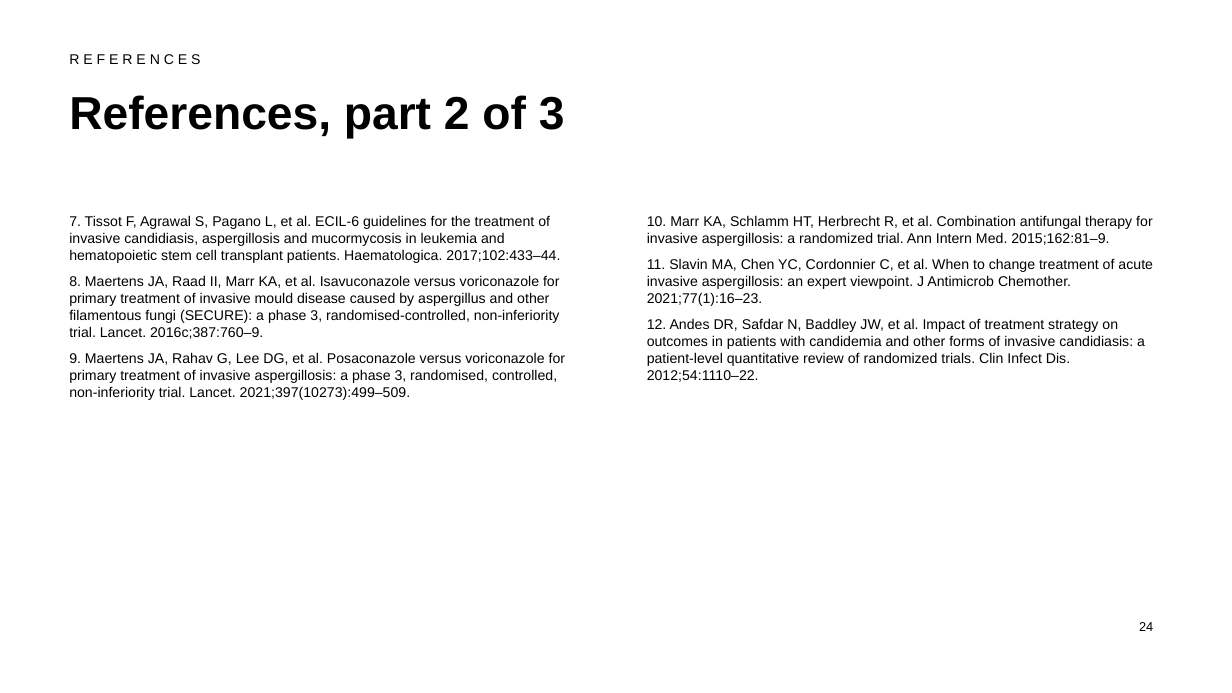
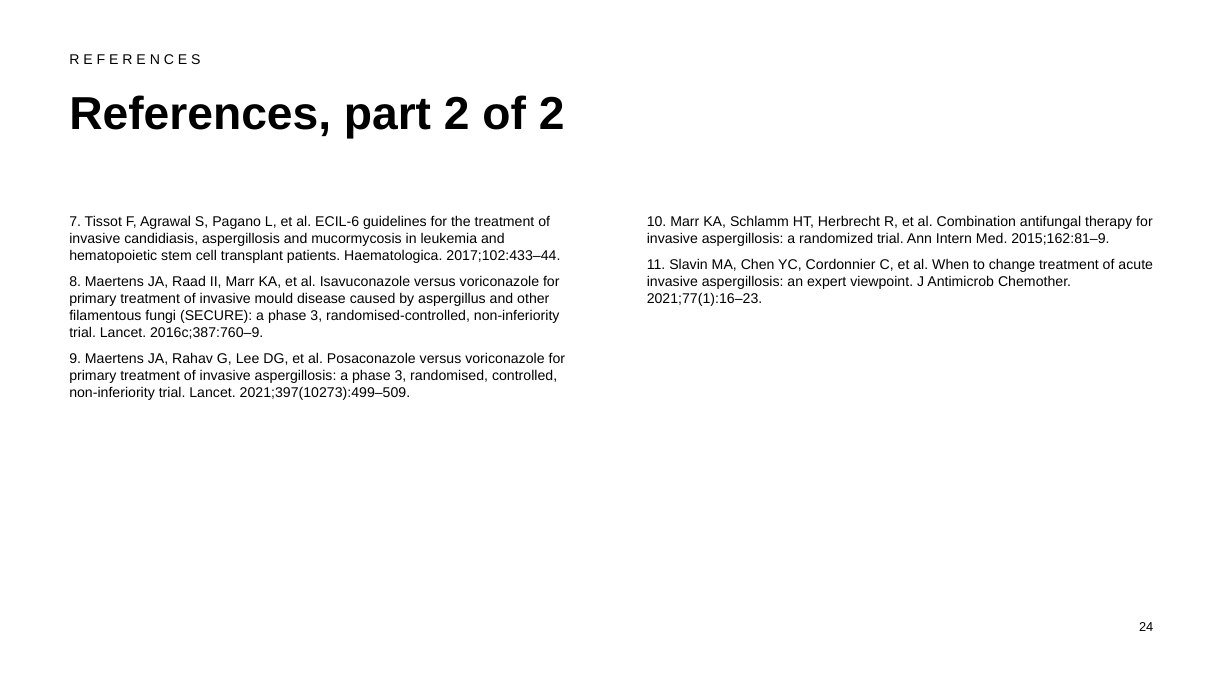
Before and after one commit to htlin222/ebmt-handbook-skill, a slide deck: slide 24 of slides/decks/s11-invasive-fungal.pptx. Drawn at 1232x693 pixels with LibreOffice and Linux fonts; fonts in the diff are those of the drawing. Boxes give left, top, right and bottom in pixels: in the first picture for what was removed or moved away, otherwise in the second. Text is boxed around its words. In the diff, an @@ line names an element or a change of style, - is before the commit and + after.

```diff
--- a/slides/decks/s11-invasive-fungal.pptx
+++ b/slides/decks/s11-invasive-fungal.pptx
@@ title at bbox=[69, 95, 565, 139]: text changed @@
-References, part 2 of 3
+References, part 2 of 2
@@ text at bbox=[647, 318, 1145, 382]: paragraph removed @@
-12. Andes DR, Safdar N, Baddley JW, et al. Impact of treatment strategy on outcomes in patients with candidemia and other forms of invasive candidiasis: a patient-level quantitative review of randomized trials. Clin Infect Dis. 2012;54:1110–22.
```
Also in this commit, not shown: 2 other slides changed, 1 slide removed, 18 other files.
